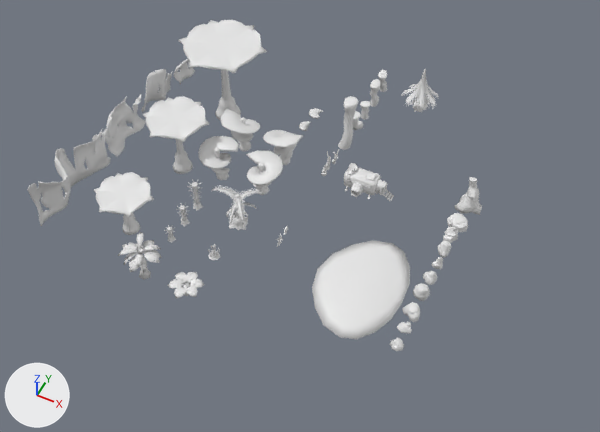
Before and after pictures for a commit that changed the FBX model Assets/Models/3dAssets.fbx.
Rendered twice from a 50 mm lens placed at (51.5, -105.3, 127.8), pointed at (0.6, -3.5, 0.6). The lights are fixed; the arrows at lower left show +X, +Y and +Z. The picture after the commit comes second. Where no turn or scale is listed for an object, it has been applied to the vertices.

The first picture shows 'BigTropicalTree', 'Broadleaf pine', 'GuffsHouse', 'Helx Tree 1', 'Helx Tree 1R', 'Helx Tree 2R', 'Platform', 'Table Tree 1Short', 'Table Tree 2Medium', 'Table Tree 3Tall', 'WallPlant 1', 'WallPlant 2' and 27 more.
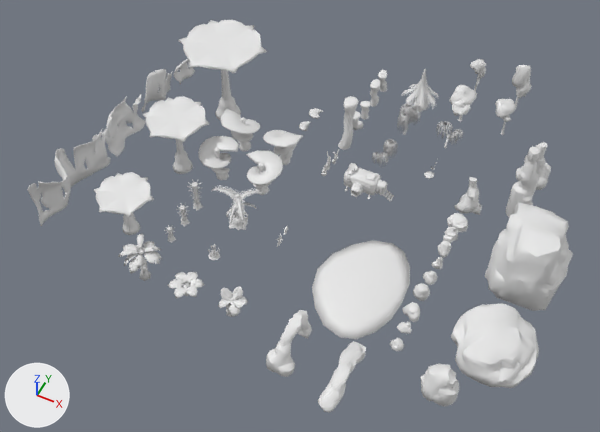
Changed parts and their boxes [x1, y1, x2, y2] in the pictures (600 x 432 px):
'RockCliff', added: after [485, 203, 573, 311]
'LargeRock2', added: after [451, 303, 539, 388]
'RockArch1', added: after [266, 310, 312, 377]
'RockArch2', added: after [318, 341, 366, 413]
'LargeRock1', added: after [421, 363, 459, 407]
'RockPillar2', added: after [506, 146, 540, 217]
'BigTropicalTree', moved: before [118, 232, 161, 280]; after [118, 234, 162, 281]
'Gum1', added: after [449, 85, 477, 121]
'TropicalFlowerTree', added: after [218, 286, 248, 317]
'RockPillar1', added: after [516, 142, 551, 190]
'Gum4', added: after [512, 65, 532, 108]
'Gum3', added: after [495, 98, 516, 135]
'Willow3', added: after [397, 104, 421, 135]
'Willow2', added: after [372, 139, 397, 166]
'Willow1', added: after [436, 121, 463, 148]
'Gum2', added: after [470, 59, 486, 92]
'LilyPad', added: after [424, 171, 434, 179]

What changed in the scene script:
```text
Change ob_bigtropicaltree:
    ob_bigtropicaltree.location: (-20.0, -30.0, 0.6) -> (-20.0, -30.0, 0.0)
Add ob_rockpillar2:
    ob_rockpillar2 = bpy.data.objects.new('RockPillar2', me_cylinder_067)  # 247 vertices, 336 faces; spans x -2.6..2.6, y -2.8..2.2, z -8.5..9.8; in mat_rain (white #e7e7e7)
    ob_rockpillar2.location = (40.0, 20.0, 6.0)
Add ob_rockpillar1:
    ob_rockpillar1 = bpy.data.objects.new('RockPillar1', me_cylinder_083)  # 147 vertices, 215 faces; spans x -3.66..3.35, y -3.32..5.61, z -4.18..7.14; in mat_rain (white #e7e7e7)
    ob_rockpillar1.location = (40.0, 30.0, 2.6)
Add ob_tropicalflowertree:
    ob_tropicalflowertree = bpy.data.objects.new('TropicalFlowerTree', me_mesh_025)  # 1101 vertices, 1140 faces; spans x -2.25..3.0, y -2.45..2.02, z -0.06..5.76; in mat_tropical (white #e7e7e7)
    ob_tropicalflowertree.location = (0.0, -30.0, 0.0)
Add ob_gum2:
    ob_gum2 = bpy.data.objects.new('Gum2', me_cube_098)  # 796 vertices, 786 faces; spans x -2.44..1.32, y -1.69..2.43, z -0.09..10.05; in mat_temperate (white #e7e7e7)
    ob_gum2.location = (20.0, 50.0, 0.0)
Add ob_gum3:
    ob_gum3 = bpy.data.objects.new('Gum3', me_cube_102)  # 617 vertices, 608 faces; spans x -3.31..1.43, y -2.05..3.36, z -0.26..8.02; in mat_temperate (white #e7e7e7)
    ob_gum3.location = (30.0, 40.0, 0.0)
Add ob_gum1:
    ob_gum1 = bpy.data.objects.new('Gum1', me_cube_100)  # 1401 vertices, 1392 faces; spans x -2.89..2.54, y -4.81..2.62, z -0.16..9.17; in mat_temperate (white #e7e7e7)
    ob_gum1.location = (20.0, 40.0, 0.0)
Add ob_rockcliff:
    ob_rockcliff = bpy.data.objects.new('RockCliff', me_cube_148)  # 296 vertices, 456 faces; spans x -7.3..7.4, y -8.0..9.0, z -7.9..9.4; in mat_rain (white #e7e7e7)
    ob_rockcliff.location = (46.0, 4.0, 4.1)
Add ob_willow2:
    ob_willow2 = bpy.data.objects.new('Willow2', me_cube_107)  # 2466 vertices, 2334 faces; spans x -2.51..1.86, y -3.34..2.51, z -0.18..5.53; in mat_temperate (white #e7e7e7)
    ob_willow2.location = (10.0, 20.0, 0.0)
Add ob_largerock2:
    ob_largerock2 = bpy.data.objects.new('LargeRock2', me_cube_167)  # 206 vertices, 318 faces; spans x -7.9..7.5, y -7.5..8.4, z -2.6..2.5; in mat_rain (white #e7e7e7)
    ob_largerock2.location = (46.0, -16.0, 1.6)
Add ob_gum4:
    ob_gum4 = bpy.data.objects.new('Gum4', me_cube_096)  # 776 vertices, 766 faces; spans x -2.28..2.44, y -1.93..3.38, z -0.19..12.06; in mat_temperate (white #e7e7e7)
    ob_gum4.location = (30.0, 50.0, 0.0)
Add ob_willow3:
    ob_willow3 = bpy.data.objects.new('Willow3', me_cube_105)  # 2762 vertices, 2630 faces; spans x -1.94..2.51, y -1.6..4.01, z -0.27..6.7; in mat_temperate (white #e7e7e7)
    ob_willow3.location = (10.0, 30.0, 0.0)
Add ob_lilypad:
    ob_lilypad = bpy.data.objects.new('LilyPad', me_cylinder_042)  # 20 vertices, 27 faces; spans x -1.1..0.99, y -1.07..1.05, z -0.03..0.03; in mat_temperate (white #e7e7e7)
    ob_lilypad.location = (20.0, 20.0, 0.0)
Add ob_largerock1:
    ob_largerock1 = bpy.data.objects.new('LargeRock1', me_cylinder_058)  # 128 vertices, 250 faces; spans x -3.24..3.53, y -2.61..3.06, z -4.54..4.93; in mat_rain (white #e7e7e7)
    ob_largerock1.location = (40.0, -30.0, 4.0)
Add ob_rockarch1:
    ob_rockarch1 = bpy.data.objects.new('RockArch1', me_cylinder_091)  # 184 vertices, 276 faces; spans x -2.66..2.58, y -6.0..5.95, z -3.65..3.49; in mat_rain (white #e7e7e7)
    ob_rockarch1.location = (13.3, -32.2, 2.7)
Add ob_rockarch2:
    ob_rockarch2 = bpy.data.objects.new('RockArch2', me_cylinder_120)  # 220 vertices, 342 faces; spans x -2.0..1.9, y -9.2..6.6, z -3.2..2.3; in mat_rain (white #e7e7e7)
    ob_rockarch2.location = (24.3, -32.8, 1.9)
Add ob_willow1:
    ob_willow1 = bpy.data.objects.new('Willow1', me_cube_106)  # 1941 vertices, 1840 faces; spans x -3.26..2.77, y -0.26..4.45, z -0.35..4.09; in mat_temperate (white #e7e7e7)
    ob_willow1.location = (20.0, 30.0, 0.0)
```
